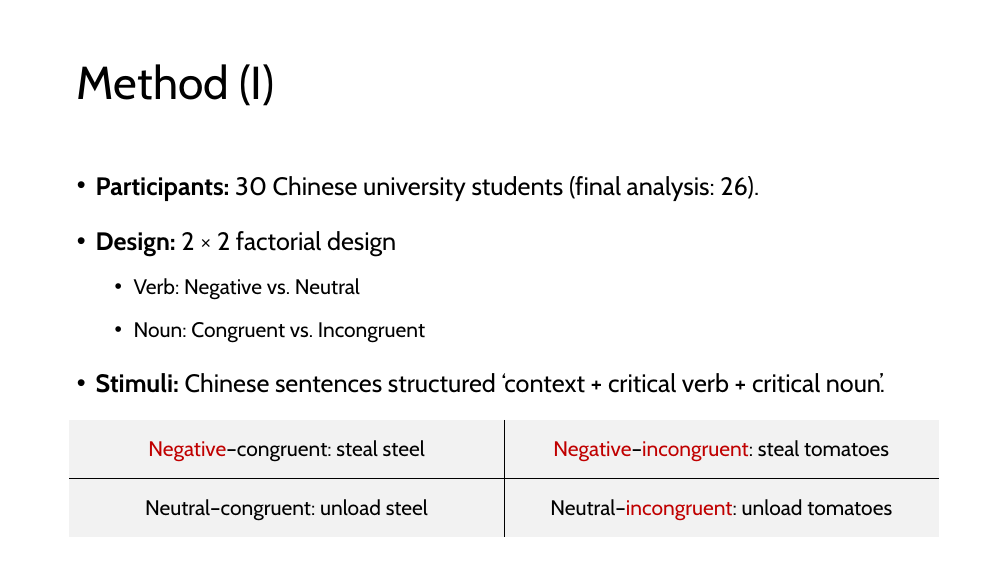
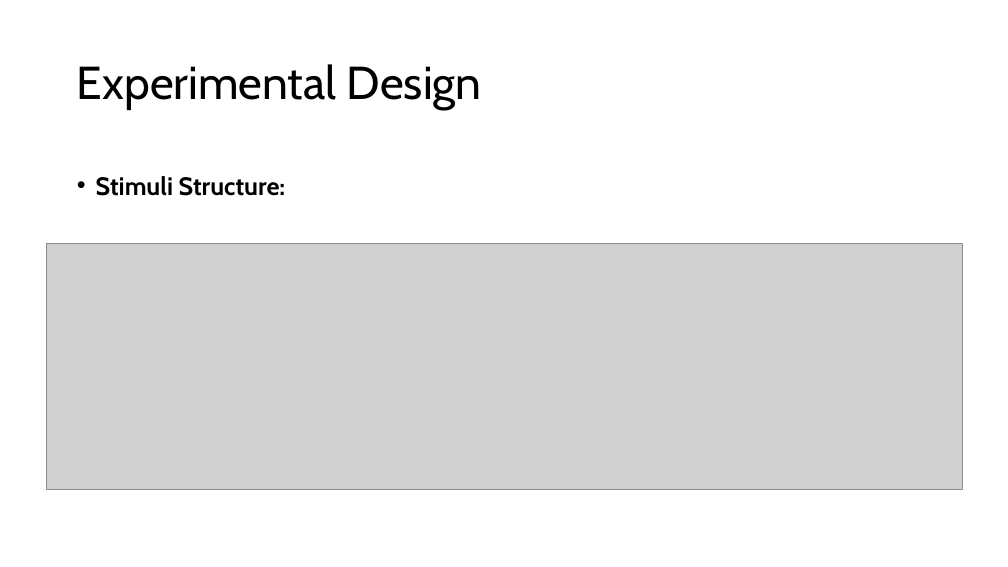
Before and after one commit to haba6030/Linguistics_Experiment, a slide deck: slide 11 of JinilKim_TermProject.pptx (slide 7 before the commit). Drawn at 1008x567 pixels with LibreOffice and Linux fonts; fonts in the diff are those of the drawing; grey boxes stand for pictures. Boxes give left, top, right and bottom in pixels: in the first picture for what was removed or moved away, otherwise in the second. Text is boxed around its words. In the diff, an @@ line names an element or a change of style, - is before the commit and + after.

Commit message:
Pilot analysis

```diff
--- a/JinilKim_TermProject.pptx
+++ b/JinilKim_TermProject.pptx
@@ title at (x1=77, y1=64, x2=482, y2=110): text changed @@
-Method (I)
+Experimental Design
@@ text at (x1=96, y1=176, x2=286, y2=196): text changed; bold on @@
-• Participants: 30 Chinese university students (final analysis: 26).
-• Design: 2 × 2 factorial design
-  • Verb: Negative vs. Neutral
-  • Noun: Congruent vs. Incongruent
-• Stimuli: Chinese sentences structured ‘context + critical verb + critical noun’.
+• Stimuli Structure:
@@ picture added at (x1=46, y1=243, x2=963, y2=489) @@
@@ table removed at (x1=70, y1=420, x2=939, y2=537), 2 rows, 2 columns @@
-Negative–congruent: steal steel | Negative–incongruent: steal tomatoes
-Neutral–congruent: unload steel | Neutral–incongruent: unload tomatoes
```
Also in this commit, not shown: 3 other slides changed, 29 slides added, 10 slides removed, 23 other files.
